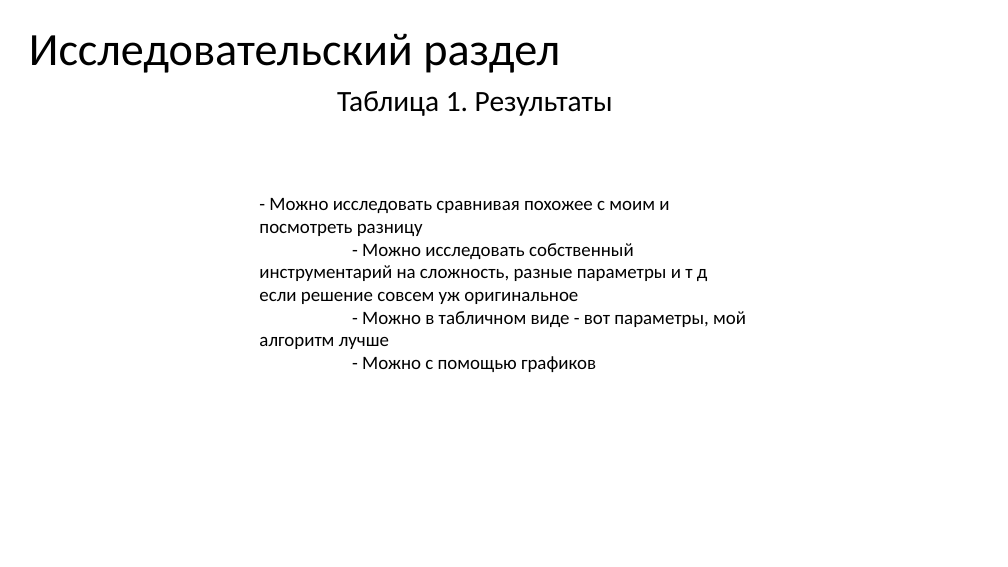
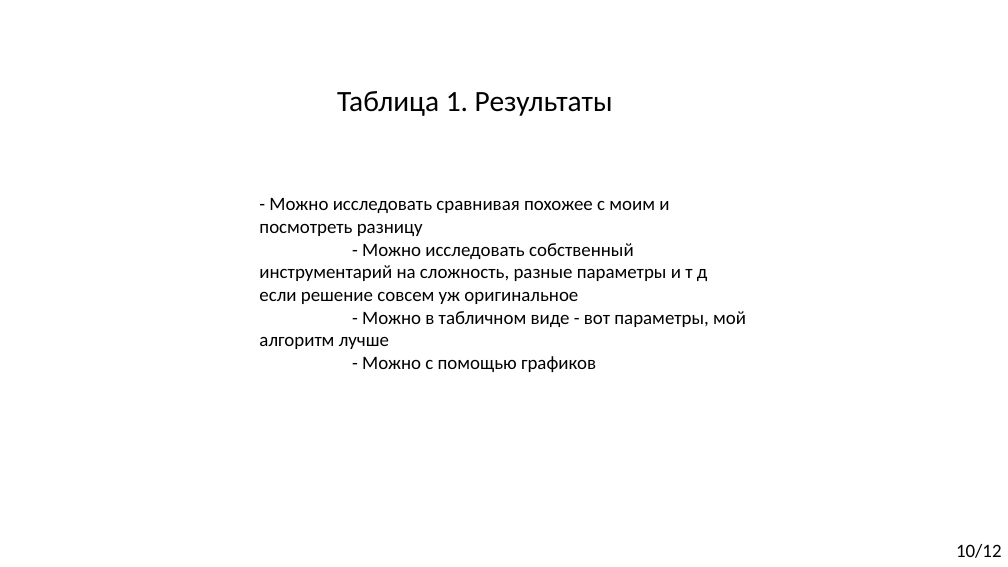
Before and after one commit to Kirmark/bachelor-qualification-work, a slide deck: slide 10 of presentation/presentation.pptx. Drawn at 1008x567 pixels with LibreOffice and Linux fonts; fonts in the diff are those of the drawing. Boxes give left, top, right and bottom in pixels: in the first picture for what was removed or moved away, otherwise in the second. Text is boxed around its words. In the diff, an @@ line names an element or a change of style, - is before the commit and + after.

```diff
--- a/presentation/presentation.pptx
+++ b/presentation/presentation.pptx
@@ text removed at [29, 33, 560, 73] @@
-Исследовательский раздел
@@ text added at [956, 544, 1002, 558], 18 pt, text #000000 @@
+10/12
```
Also in this commit, not shown: 4 other slides changed, 7 slides added, 7 slides removed, 13 other files.
